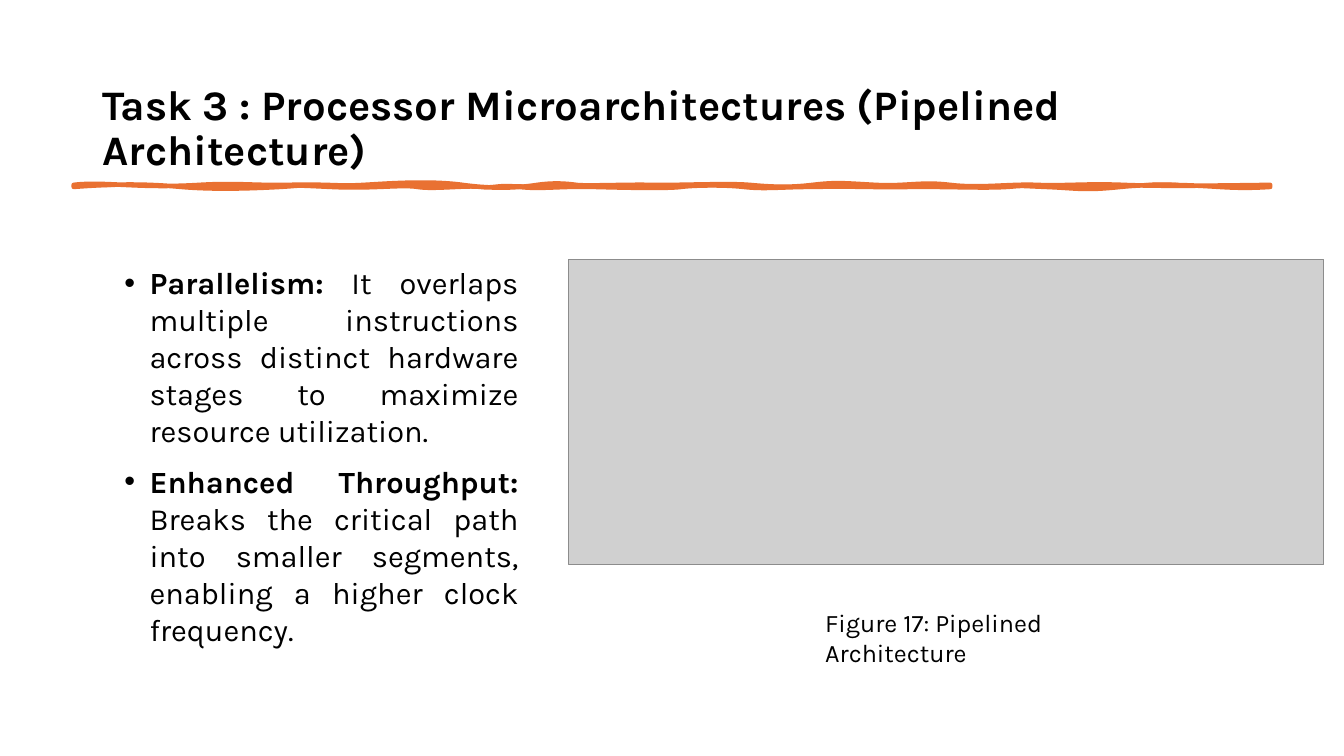
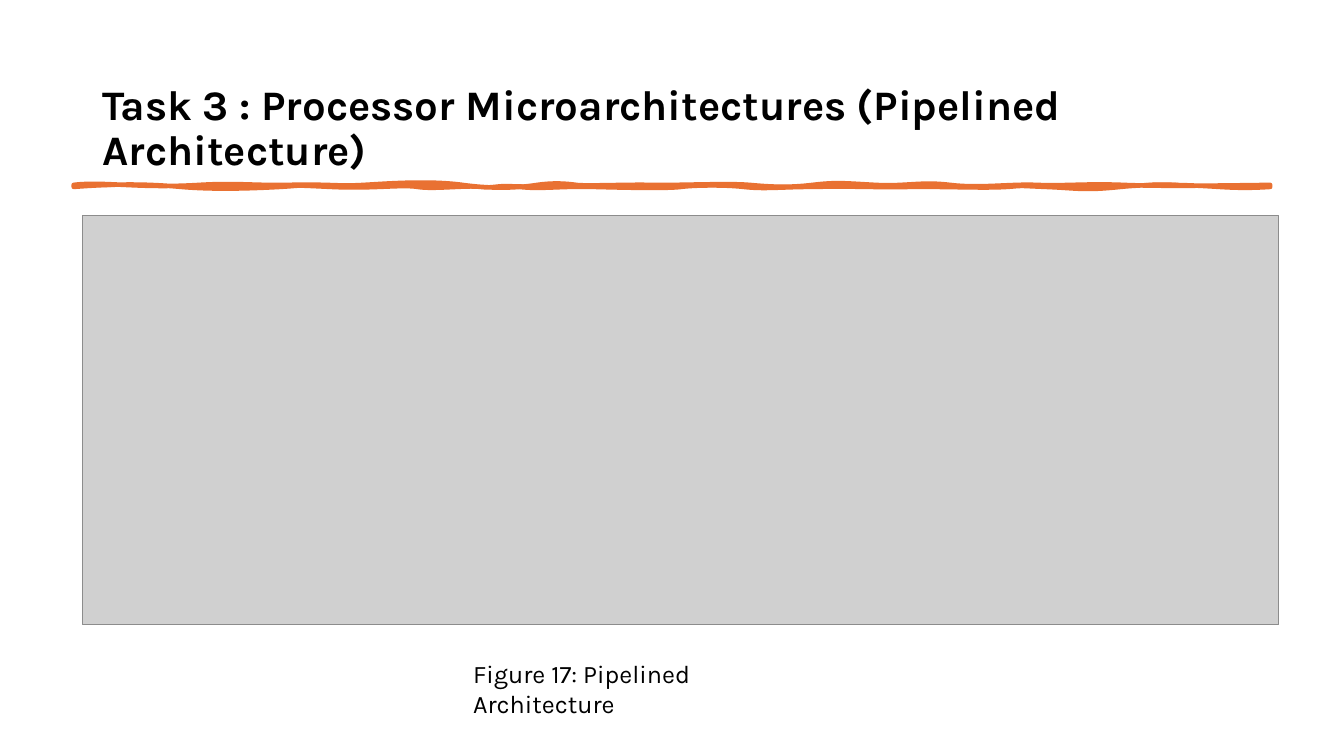
Before and after one commit to varunposimsetty/SAL_TaskAssignment, a slide deck: slide 17 of doc/Varun_Posimsetty_SAL_Presentation.pptx. Drawn at 1344x756 pixels with LibreOffice and Linux fonts; fonts in the diff are those of the drawing; grey boxes stand for pictures. Boxes give left, top, right and bottom in pixels: in the first picture for what was removed or moved away, otherwise in the second. Text is boxed around its words. In the diff, an @@ line names an element or a change of style, - is before the commit and + after.

```diff
--- a/doc/Varun_Posimsetty_SAL_Presentation.pptx
+++ b/doc/Varun_Posimsetty_SAL_Presentation.pptx
@@ picture: place and size @@
-picture at (569, 259, 1324, 565)
+picture at (83, 216, 1279, 625)
@@ text removed at (150, 272, 519, 649) @@
-• Parallelism: It overlaps multiple instructions across distinct hardware stages to maximize resource utilization.
-• Enhanced Throughput: Breaks the critical path into smaller segments, enabling a higher clock frequency.
@@ text "Figure 17: Pipelined Architecture": place and size @@
-text "Figure 17: Pipelined Architecture" at (825, 614, 1042, 663)
+text "Figure 17: Pipelined Architecture" at (473, 665, 690, 714)
```
Also in this commit, not shown: 10 other slides changed, 2 other files.
